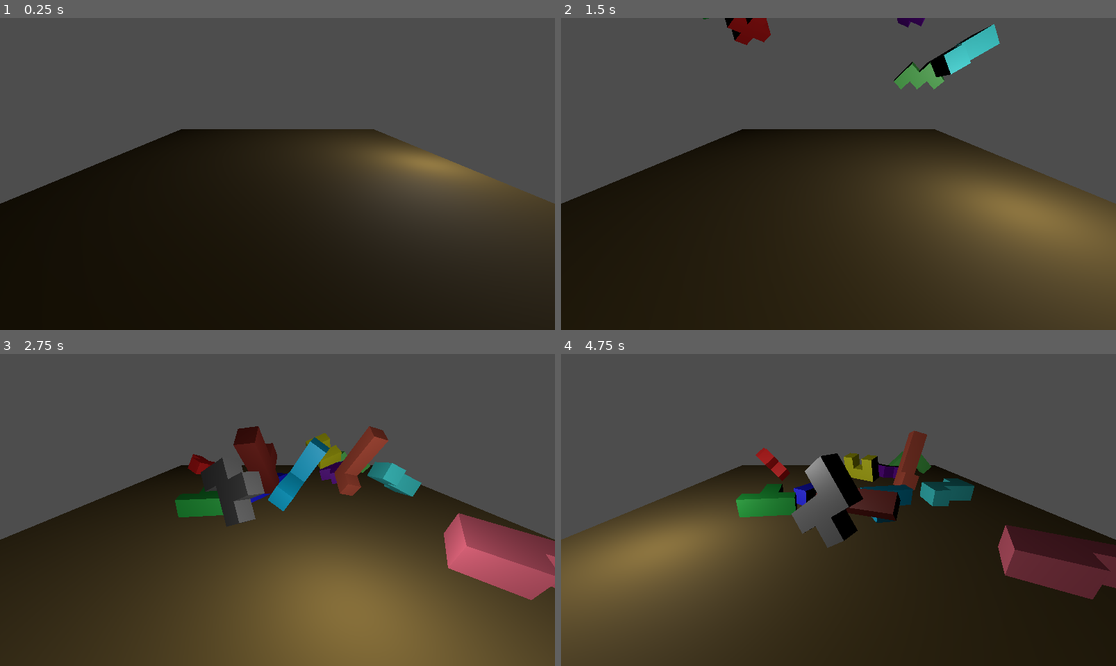
Above: before the commit, frames 1-4 (two rows, left to right).
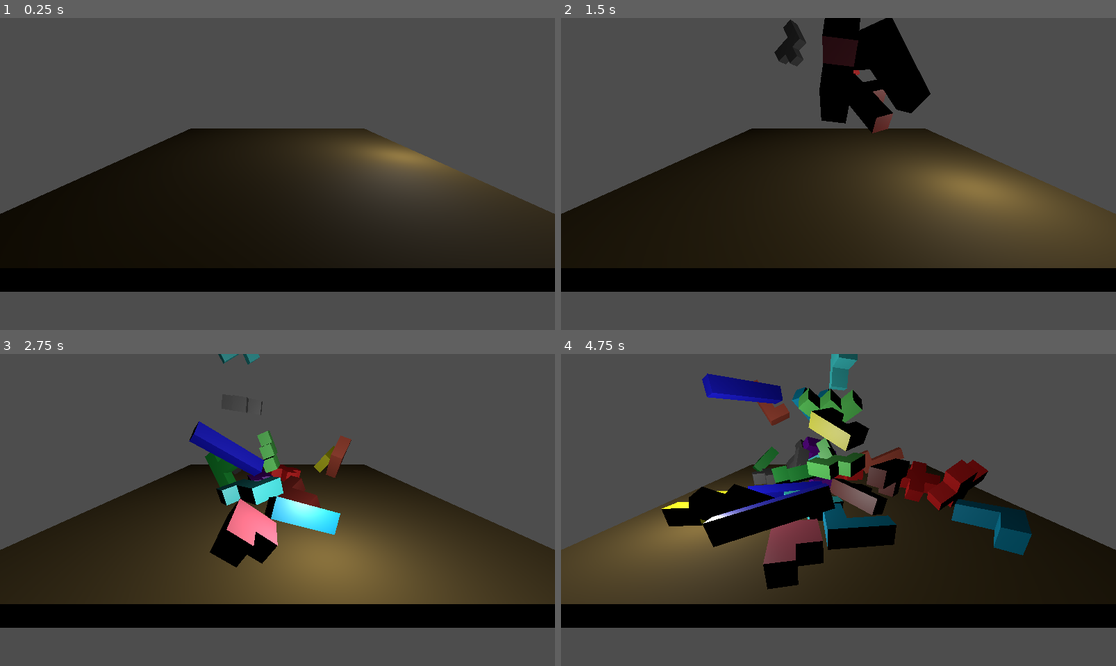
Above: after the commit, the same moments.

Repository: moormaan/Pentomino-Expedition
Game: Godot game, scene res://Scenes/PentominosFalling.tscn
Two runs of this game, one before a commit and one after it. Both use one fixed random seed, a clock stepped at 60 frames per second and the inputs below.
Inputs:
- Up to frame 1 (0.25 s): no input
- Up to frame 2 (1.5 s): no input
- Up to frame 3 (2.75 s): no input
- Up to frame 4 (4.75 s): no input

The runs differ from the first frame. In frame 1, 19% of the frame differs, in the area x 0-100%, y 35-100%; in frame 2, 33%; in frame 3, 36%; in frame 4, 45%, in the area x 0-100%, y 0-100%.

Commit message:
Added Pentomino collision sound player and signal handling

Diff:
--- a/Scenes/PentominoShowcase.tscn
+++ b/Scenes/PentominoShowcase.tscn
@@ -1,8 +1,13 @@
-[gd_scene load_steps=7 format=3 uid="uid://1g8aqeg3imha"]
+[gd_scene load_steps=12 format=3 uid="uid://1g8aqeg3imha"]
 
 [ext_resource type="Script" path="res://Scripts/Scene/PentominoShowcase.gd" id="1_u10m1"]
 [ext_resource type="Script" path="res://Scripts/Manager/RotatingCamera.gd" id="2_0fwr0"]
 [ext_resource type="AudioStream" uid="uid://cowxaulqk4ta1" path="res://Assets/Sounds/wood-perc-loop.mp3" id="3_vc75x"]
+[ext_resource type="AudioStream" uid="uid://cn2va44wnm0wr" path="res://Assets/Sounds/wood-thud-01.mp3" id="4_54uj8"]
+[ext_resource type="AudioStream" uid="uid://2df1rm0gh6n" path="res://Assets/Sounds/wood-thud-02.mp3" id="5_xngwe"]
+[ext_resource type="AudioStream" uid="uid://bd6upjl0of46s" path="res://Assets/Sounds/wood-thud-03.mp3" id="6_aedry"]
+[ext_resource type="AudioStream" uid="uid://c1qwyaky2kykr" path="res://Assets/Sounds/wood-thud-04.mp3" id="7_qpjpv"]
+[ext_resource type="AudioStream" uid="uid://bwwu7q1pkfxbo" path="res://Assets/Sounds/wood-thud-05.mp3" id="8_v34pl"]
 
 [sub_resource type="ProceduralSkyMaterial" id="ProceduralSkyMaterial_asqsl"]
 sky_horizon_color = Color(0.64625, 0.65575, 0.67075, 1)
@@ -31,7 +36,24 @@
 transform = Transform3D(-8.10151e-09, 0.982674, -0.185341, -0.165874, 0.182773, 0.969061, 0.986147, 0.0307432, 0.163, 5.13825, 20, 8.95523)
 script = ExtResource("2_0fwr0")
 
-[node name="PercussionPlayer" type="AudioStreamPlayer" parent="."]
+[node name="PentominoContainer" type="Node3D" parent="."]
+
+[node name="Sounds" type="Node" parent="."]
+
+[node name="PercussionPlayer" type="AudioStreamPlayer" parent="Sounds"]
 stream = ExtResource("3_vc75x")
 
-[node name="PentominoContainer" type="Node3D" parent="."]
+[node name="CollisionSoundPlayer01" type="AudioStreamPlayer" parent="Sounds"]
+stream = ExtResource("4_54uj8")
+
+[node name="CollisionSoundPlayer02" type="AudioStreamPlayer" parent="Sounds"]
+stream = ExtResource("5_xngwe")
+
+[node name="CollisionSoundPlayer03" type="AudioStreamPlayer" parent="Sounds"]
+stream = ExtResource("6_aedry")
+
+[node name="CollisionSoundPlayer04" type="AudioStreamPlayer" parent="Sounds"]
+stream = ExtResource("7_qpjpv")
+
+[node name="CollisionSoundPlayer05" type="AudioStreamPlayer" parent="Sounds"]
+stream = ExtResource("8_v34pl")
--- a/Scenes/PentominosFalling.tscn
+++ b/Scenes/PentominosFalling.tscn
@@ -1,7 +1,12 @@
-[gd_scene load_steps=6 format=3 uid="uid://doj3txjfprl7k"]
+[gd_scene load_steps=11 format=3 uid="uid://doj3txjfprl7k"]
 
 [ext_resource type="Script" path="res://Scripts/Scene/PentominosFalling.gd" id="1_uxun2"]
 [ext_resource type="Script" path="res://Scripts/Manager/RotatingLight.gd" id="2_pjshj"]
+[ext_resource type="AudioStream" uid="uid://cn2va44wnm0wr" path="res://Assets/Sounds/wood-thud-01.mp3" id="3_dwxwn"]
+[ext_resource type="AudioStream" uid="uid://2df1rm0gh6n" path="res://Assets/Sounds/wood-thud-02.mp3" id="4_pj65e"]
+[ext_resource type="AudioStream" uid="uid://bd6upjl0of46s" path="res://Assets/Sounds/wood-thud-03.mp3" id="5_oxfdv"]
+[ext_resource type="AudioStream" uid="uid://c1qwyaky2kykr" path="res://Assets/Sounds/wood-thud-04.mp3" id="6_i0wb1"]
+[ext_resource type="AudioStream" uid="uid://bwwu7q1pkfxbo" path="res://Assets/Sounds/wood-thud-05.mp3" id="7_3mee1"]
 
 [sub_resource type="StandardMaterial3D" id="StandardMaterial3D_ccyf5"]
 albedo_color = Color(0.405712, 0.319114, 0.0756271, 1)
@@ -17,7 +22,7 @@
 script = ExtResource("1_uxun2")
 
 [node name="SideCamera" type="Camera3D" parent="."]
-transform = Transform3D(1, 2.50232e-37, -6.66422e-31, 2.55308e-31, 0.923706, 0.383103, 6.15578e-31, -0.383103, 0.923706, 0, 5.05831, 13.6893)
+transform = Transform3D(1, 2.50232e-37, -6.66422e-31, 2.55308e-31, 0.923706, 0.383103, 6.15578e-31, -0.383103, 0.923706, 0, 5.46588, 16.5711)
 
 [node name="TopCamera" type="Camera3D" parent="."]
 transform = Transform3D(1, -6.97574e-16, 5.68045e-24, -2.64698e-23, -2.98023e-08, 1, -6.97574e-16, -1, -2.98023e-08, 2.08165e-12, 15, 9.53674e-07)
@@ -39,3 +44,20 @@
 light_specular = 1.022
 omni_range = 35.476
 script = ExtResource("2_pjshj")
+
+[node name="Sounds" type="Node" parent="."]
+
+[node name="CollisionSoundPlayer01" type="AudioStreamPlayer" parent="Sounds"]
+stream = ExtResource("3_dwxwn")
+
+[node name="CollisionSoundPlayer02" type="AudioStreamPlayer" parent="Sounds"]
+stream = ExtResource("4_pj65e")
+
+[node name="CollisionSoundPlayer03" type="AudioStreamPlayer" parent="Sounds"]
+stream = ExtResource("5_oxfdv")
+
+[node name="CollisionSoundPlayer04" type="AudioStreamPlayer" parent="Sounds"]
+stream = ExtResource("6_i0wb1")
+
+[node name="CollisionSoundPlayer05" type="AudioStreamPlayer" parent="Sounds"]
+stream = ExtResource("7_3mee1")
--- a/Scripts/Manager/PentominoManager.gd
+++ b/Scripts/Manager/PentominoManager.gd
@@ -63,6 +63,7 @@
 	parent.add_child(instance)
 	return instance
 
+var pentomino_ordinal = 0
 
 func add_pentomino_rigid_body(
 		pentomino_index: int,
@@ -70,9 +71,17 @@
 		instance_position: Vector3,
 		rotation_x: float,
 		rotation_y: float,
-		rotation_z: float) -> RigidBody3D:
+		rotation_z: float,
+		collision_sound_player: AudioStreamPlayer) -> RigidBody3D:
 
 	var rigid_body_instance = RigidBody3D.new()
+	rigid_body_instance.name = \
+		"Pentomino_" + \
+		pentomino_definitions[pentomino_index].name + \
+		"_" + \
+		str(pentomino_ordinal)
+	rigid_body_instance.set_script(load("res://Scripts/Manager/PentominoSignalHandler.gd"))
+
 	var mesh_instance = add_pentomino_mesh(pentomino_index, rigid_body_instance, Vector3(0, 0, 0))
 
 	rigid_body_instance.mass = 5
@@ -97,5 +106,21 @@
 
 	rigid_body_instance.transform.origin = instance_position
 
+	# Add ordinal property
+	rigid_body_instance.set("ordinal", pentomino_ordinal)
+	pentomino_ordinal += 1
+
+	# Set collision layer and mask to 1
+	rigid_body_instance.collision_layer = 1
+	rigid_body_instance.collision_mask = 1
+
+	rigid_body_instance.set("collision_sound_player", collision_sound_player)
+
 	parent.add_child(rigid_body_instance)
+
+	# Set contact monitor to true
+	rigid_body_instance.contact_monitor = true
+	rigid_body_instance.max_contacts_reported = 2
+	rigid_body_instance.connect("body_entered", Callable(rigid_body_instance, "_on_body_entered"))
+
 	return rigid_body_instance
--- /dev/null
+++ b/Scripts/Manager/PentominoSignalHandler.gd
@@ -0,0 +1,29 @@
+extends RigidBody3D
+
+var ordinal: int
+var collision_sound_player: AudioStreamPlayer
+
+# Function to play the collision sound
+func _on_body_entered(other_body: Node) -> void:
+	if collision_sound_player == null:
+		return
+
+	if other_body is RigidBody3D:
+		if (other_body.linear_velocity - linear_velocity).length() < 4:
+			print("Collision speed below threshold")
+			return
+
+		print("Processing collision for pentomino: ", ordinal)
+		var other_ordinal = other_body.ordinal
+
+		if ordinal == null or other_ordinal == null:
+			return
+
+		elif ordinal < other_ordinal:
+			collision_sound_player.play()
+
+	elif other_body.name == "TableSurface":
+		if linear_velocity.length() < 4:
+			print("Collision speed with the table below threshold")
+			return
+		collision_sound_player.play()
--- a/Scripts/Scene/PentominoShowcase.gd
+++ b/Scripts/Scene/PentominoShowcase.gd
@@ -1,6 +1,6 @@
 extends Node3D
 
-@onready var percussion_player: AudioStreamPlayer = $PercussionPlayer
+@onready var percussion_player: AudioStreamPlayer = $Sounds/PercussionPlayer
 @onready var pentomino_container: Node3D = $PentominoContainer
 
 var mesh_operations = preload("res://Scripts/Manager/MeshOperations.gd").new()
@@ -18,13 +18,17 @@
 			var index = i * 4 + j
 			print("Adding pentomino " + str(index))
 
+			var collision_sound_player: AudioStreamPlayer = $Sounds.get_node("CollisionSoundPlayer0" + str(randi() % 5 + 1))
+
 			var pentomino = pentomino_manager.add_pentomino_rigid_body(
 				index,
 				parent,
 				next_instance_position,
 				0,
 				0,
-				0)
+				0,
+				collision_sound_player)
+
 			pentomino.gravity_scale = 0
 
 			var pentomino_height = pentomino_manager.pentomino_height(index)
--- a/Scripts/Scene/PentominosFalling.gd
+++ b/Scripts/Scene/PentominosFalling.gd
@@ -4,10 +4,13 @@
 
 # Called when the node enters the scene tree for the first time.
 func _ready():
+	pentomino_manager.name = "PentominoManager"
+
 	# Use add_pentomino_rigid_body to add an instance of every pentomino to
 	# the scene with a random position above the table and random rotations
 	for i in 12:
-		for wave in 1:
+		for wave in 10:
+			var collision_sound_player: AudioStreamPlayer = $Sounds.get_node("CollisionSoundPlayer0" + str(randi() % 5 + 1))
 			pentomino_manager.add_pentomino_rigid_body(
 				i,
 				self,
@@ -17,7 +20,8 @@
 					randf_range(-7, 7)),
 				randf_range(-PI, PI),
 				randf_range(-PI, PI),
-				randf_range(-PI, PI))
+				randf_range(-PI, PI),
+				collision_sound_player)
 
 
 # Called every frame. 'delta' is the elapsed time since the previous frame.
